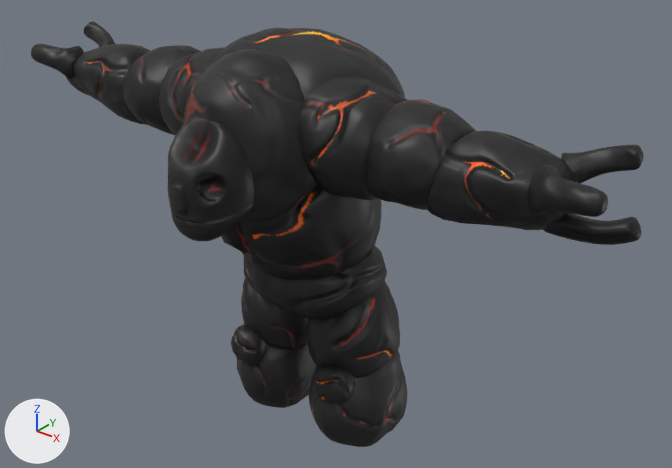
Before and after pictures for a commit that changed the FBX model T.I. 5 - RPG/Assets/FBX/Characters/Lasquita/LasquitaLava.fbx.
The view is the same before and after, from a 50 mm lens placed at (1.571, -1.879, 1.799), pointed at (0.106, -0.047, 0.663). The lights are fixed; the arrows at lower left show +X, +Y and +Z. Where no turn or scale is listed for an object, it has been applied to the vertices.

The older version as bpy lines, for what is in view:
```python
mat_lavaminigolemmat = bpy.data.materials.new('LavaMiniGolemMat')
mat_lavaminigolemmat.use_nodes = True; mat_lavaminigolemmat.node_tree.nodes.clear()
_N = mat_lavaminigolemmat.node_tree.nodes; _L = mat_lavaminigolemmat.node_tree.links
n0 = _N.new('ShaderNodeBsdfPrincipled'); n0.name = 'Principled BSDF'
n1 = _N.new('ShaderNodeOutputMaterial'); n1.name = 'Material Output'
n2 = _N.new('ShaderNodeTexImage'); n2.name = 'Image Texture'
n2.image = img_lava3_png
n3 = _N.new('ShaderNodeTexImage'); n3.name = 'Image Texture.001'
n3.image = img_bakelavaminigolem_png
n4 = _N.new('ShaderNodeNormalMap'); n4.name = 'Normal Map'
_L.new(n2.outputs[0], n0.inputs[0])  # 'Color' to 'Base Color'
_L.new(n3.outputs[0], n4.inputs[1])  # 'Color' to 'Color'
_L.new(n4.outputs[0], n0.inputs[5])  # 'Normal' to 'Normal'
_L.new(n0.outputs[0], n1.inputs[0])  # 'BSDF' to 'Surface'
me_lavaminigolem = bpy.data.meshes.new('LavaMiniGolem')
me_lavaminigolem.from_pydata(...)  # 7191 vertices, 7104 faces; spans x -0.97..0.97, y -0.42..0.19, z 0.0..1.22
me_lavaminigolem.materials.append(mat_lavaminigolemmat)
me_lavaminigolemhead = bpy.data.meshes.new('LavaMiniGolemHead')
me_lavaminigolemhead.from_pydata(...)  # 853 vertices, 906 faces; spans x -0.122..0.122, y -0.097..0.119, z -0.14..0.166
me_lavaminigolemhead.materials.append(mat_lavaminigolemmat)
ob_lavaminigolem = bpy.data.objects.new('LavaMiniGolem', me_lavaminigolem)
ob_lavaminigolem.location = (0.0, 0.0, 0.0)
ob_lavaminigolemhead = bpy.data.objects.new('LavaMiniGolemHead', me_lavaminigolemhead)
ob_lavaminigolemhead.location = (0.0, -0.428, 0.911)
```
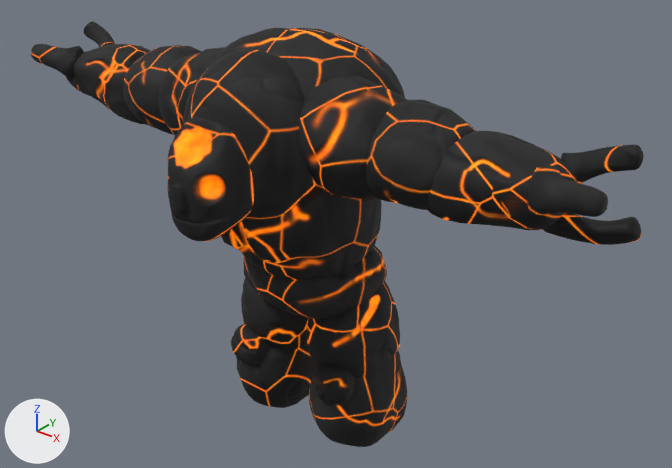
Location of each change, [x1, y1, x2, y2] in pixels of the pictures (672 x 468 px):
'LavaMiniGolem', surface changed: [31, 21, 644, 434] in both
'LavaMiniGolemHead', surface changed (black to orange): [168, 116, 254, 241] in both

The change, as a diff of the scene's bpy script:
```diff
--- a/T.I. 5 - RPG/Assets/FBX/Characters/Lasquita/LasquitaLava.fbx.py
+++ b/T.I. 5 - RPG/Assets/FBX/Characters/Lasquita/LasquitaLava.fbx.py
@@ img_lavalasquitaalbedo_png @@
+img_lavalasquitaalbedo_png = load_image('LavaLasquitaAlbedo.png', '../../../MatImages/LasquitaTex/LavaLasquitaAlbedo.png', 2048, 2048, 'sRGB')
@@ img_lavalasquitae_png @@
+img_lavalasquitae_png = load_image('LavaLasquitaE.png', '../../../MatImages/LasquitaTex/LavaLasquitaE.png', 2048, 2048, 'sRGB')
@@ mat_lavaminigolemmat @@
 n0 = _N.new('ShaderNodeBsdfPrincipled'); n0.name = 'Principled BSDF'
+n0.inputs[2].default_value = 0.791  # 'Roughness'
+n0.inputs[28].default_value = 1.0  # 'Emission Strength'
 n1 = _N.new('ShaderNodeOutputMaterial'); n1.name = 'Material Output'
 n2 = _N.new('ShaderNodeTexImage'); n2.name = 'Image Texture'
-n2.image = img_lava3_png
+n2.image = img_lavalasquitaalbedo_png
 n3 = _N.new('ShaderNodeTexImage'); n3.name = 'Image Texture.001'
-n3.image = img_bakelavaminigolem_png
+n3.image = img_lavalasquitae_png
+n5 = _N.new('ShaderNodeTexImage'); n5.name = 'Image Texture.002'
+n5.image = img_bakelavaminigolem_png
 n4 = _N.new('ShaderNodeNormalMap'); n4.name = 'Normal Map'
 _L.new(n2.outputs[0], n0.inputs[0])  # 'Color' to 'Base Color'
-_L.new(n3.outputs[0], n4.inputs[1])  # 'Color' to 'Color'
 _L.new(n4.outputs[0], n0.inputs[5])  # 'Normal' to 'Normal'
 _L.new(n0.outputs[0], n1.inputs[0])  # 'BSDF' to 'Surface'
+_L.new(n3.outputs[0], n0.inputs[27])  # 'Color' to 'Emission Color'
+_L.new(n5.outputs[0], n4.inputs[1])  # 'Color' to 'Color'
```
